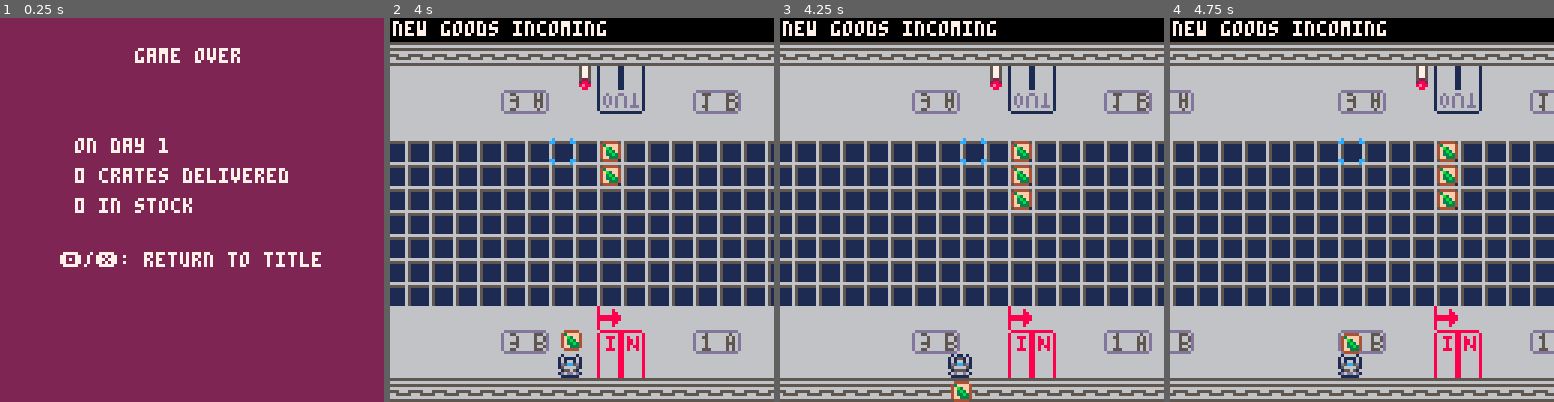
Above: before the commit, frames 1-4 (left to right).
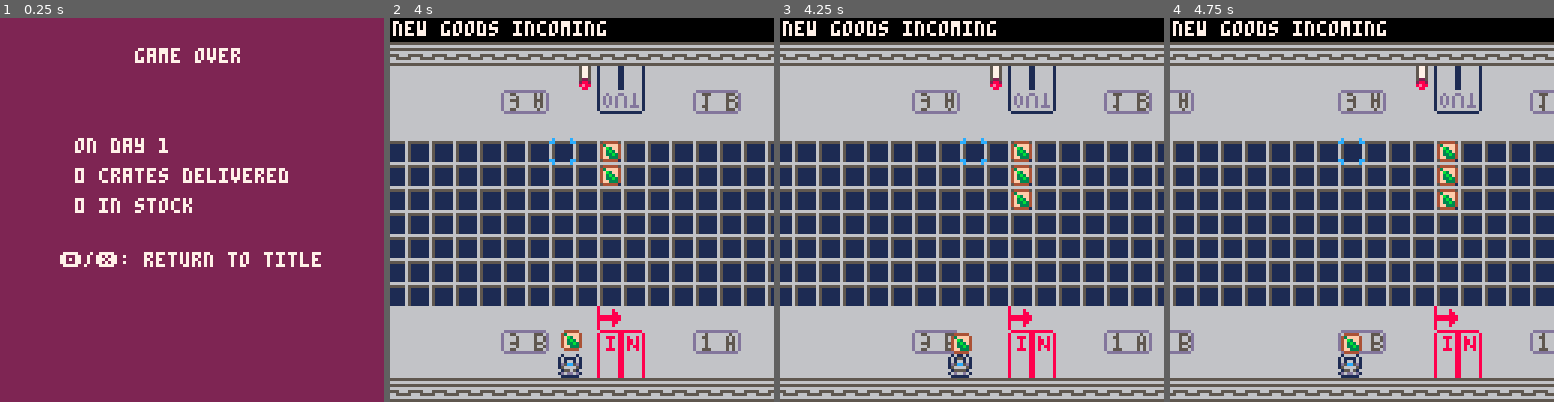
Above: after the commit, the same moments.

Repository: m-r-hunt/Pico-8-Carts
Game: PICO-8 cartridge mobius.p8
The game is run twice, just before and just after one commit, with the same random seed, the same clock (stepped at 60 frames per second) and the same inputs.
Inputs:
- Up to frame 1 (0.25 s): no input
- Up to frame 2 (4 s): tap O (Z key) at 0.33, 1.07, 2.22, 3.72 s; tap Down at 0.7 s; tap X (X key) at 1.43, 2.07, 2.82, 3.57 s; hold Up 1.97-2.63 s; hold Right 2.68-3.02 s; hold Down 3.07-3.73 s; hold Left from 3.78 s (still down)
- Up to frame 3 (4.25 s): release Left at 4.12 s; hold Up from 4.17 s (still down)
- Up to frame 4 (4.75 s): tap X (X key) at 4.32 s; release Up at 4.5 s; hold Left from 4.55 s (still down)

Frames 1-2 are identical in both runs. In frame 3, 0.5% of the frame differs, in the area x 44-50%, y 82-100%; in frame 4, nothing differs.

Commit message:
Fix crate movement across strip boundaries! Finally!

Diff:
--- a/mobius.p8
+++ b/mobius.p8
@@ -200,8 +200,8 @@
 function closest_in_m_space(x,y,tx,ty)
 	local candidates={
 		{tx,ty},
-		{tx-half_loop_width,112-ty},
-		{tx+half_loop_width,112-ty},
+		{tx-half_loop_width,128-ty},
+		{tx+half_loop_width,128-ty},
 	}
 	local ox,oy
 	local mindist=32000
@@ -241,9 +241,11 @@
 		end
 		if c.x<0 then
 			c.x+=half_loop_width
+			c.y=128-c.y
 		end
 		if c.x>=half_loop_width then
 			c.x-=half_loop_width
+			c.y=128-c.y
 		end
 	end
 end
